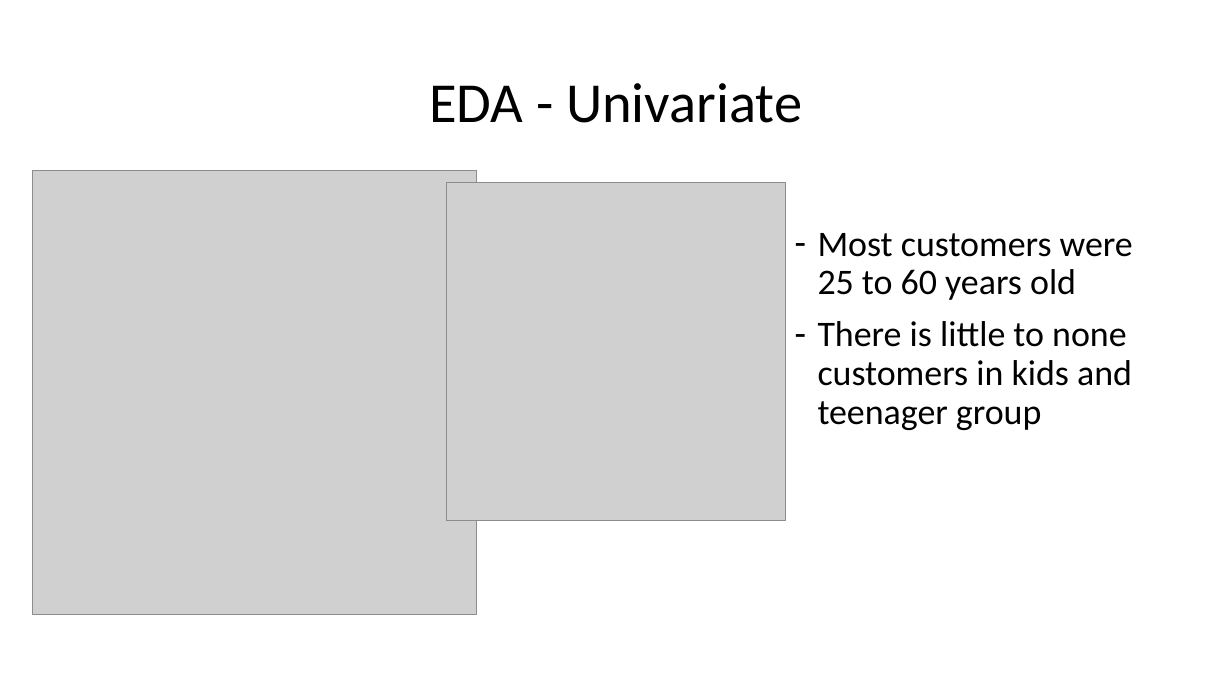
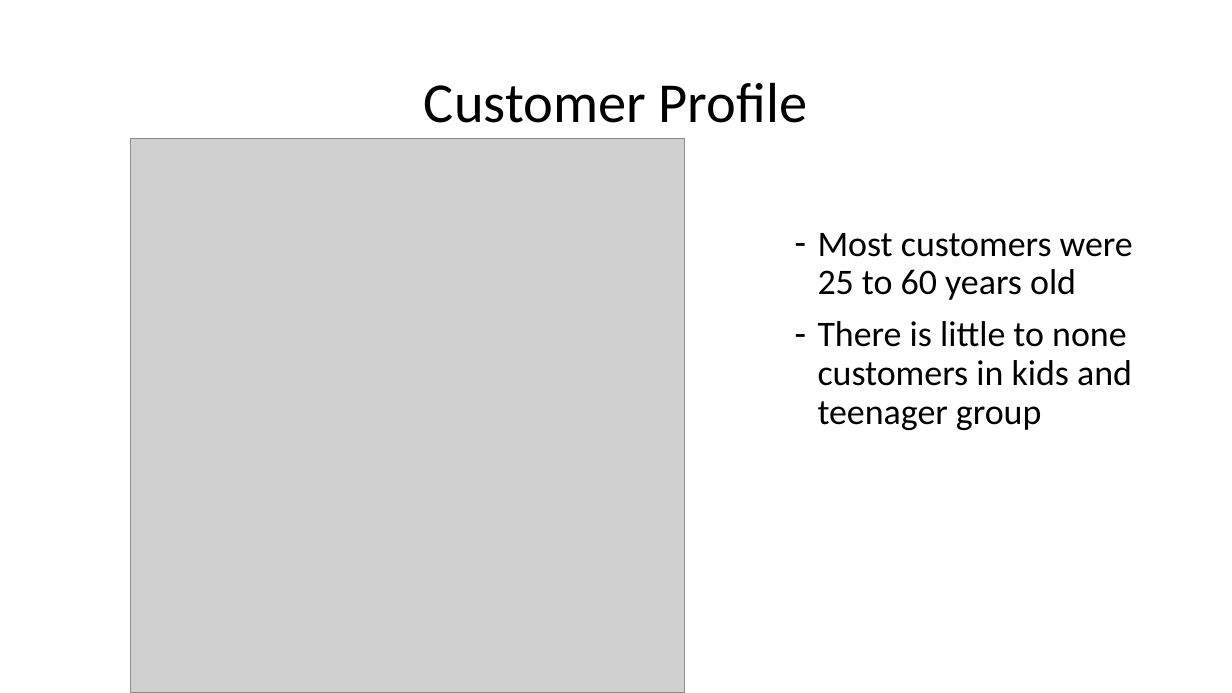
Before and after one commit to abdullahayas123/Tes-Model-Marketing-Scipy, a slide deck: slide 14 of Presentation-1.pptx (slide 13 before the commit). Drawn at 1232x693 pixels with LibreOffice and Linux fonts; fonts in the diff are those of the drawing; grey boxes stand for pictures. Boxes give left, top, right and bottom in pixels: in the first picture for what was removed or moved away, otherwise in the second. Text is boxed around its words. In the diff, an @@ line names an element or a change of style, - is before the commit and + after.

```diff
--- a/Presentation-1.pptx
+++ b/Presentation-1.pptx
@@ title at (424, 82, 807, 123): text changed @@
-EDA - Univariate
+Customer Profile
@@ picture: place and size @@
-picture at (447, 182, 786, 520)
+picture at (130, 139, 685, 693)
@@ picture removed at (33, 170, 477, 614) @@
```
Also in this commit, not shown: 14 other slides changed, 4 slides added, 1 slide removed.
